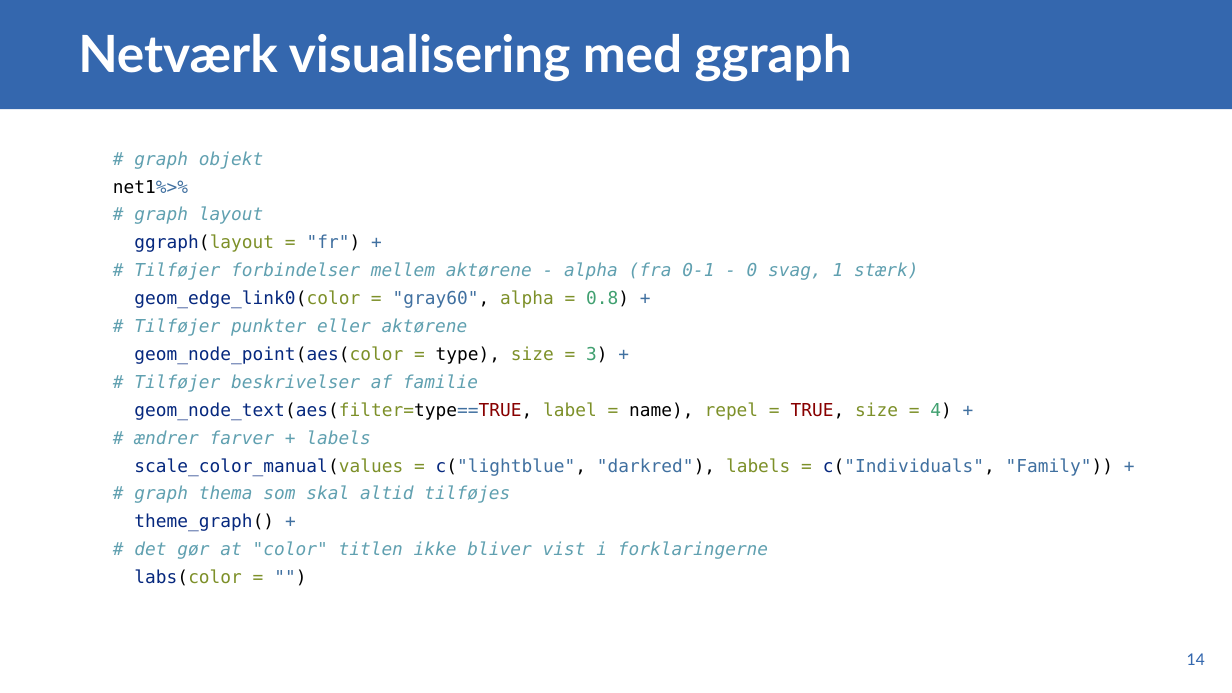
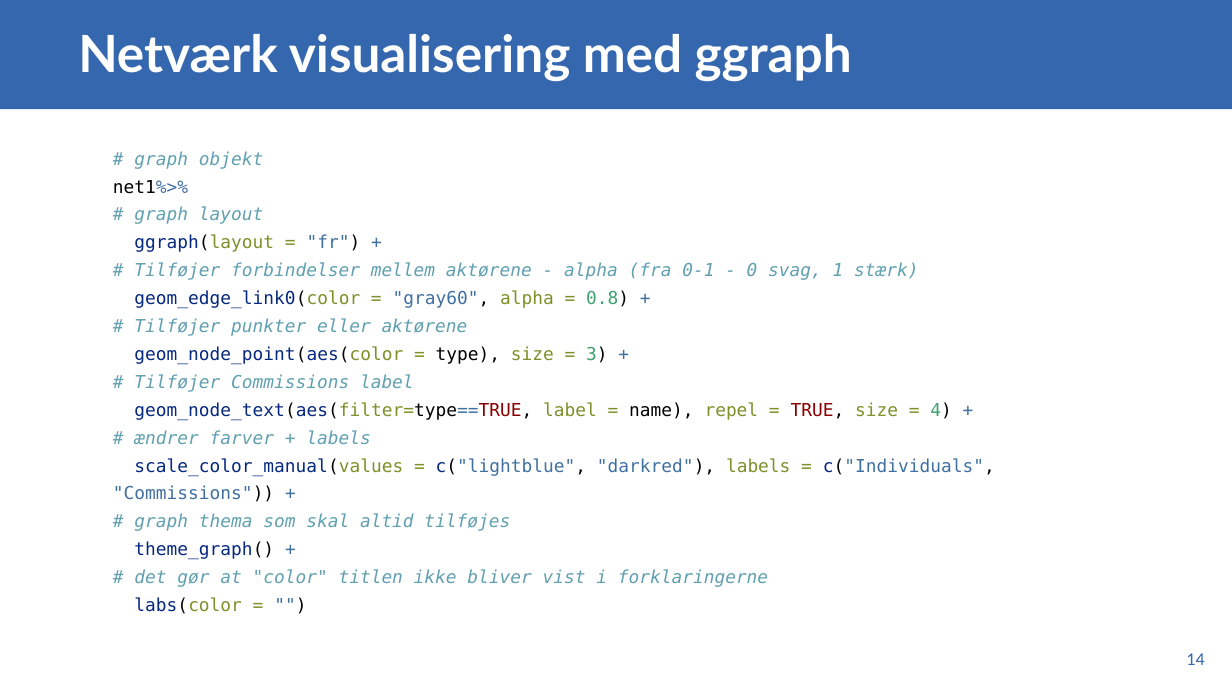
Before and after one commit to GamerdingerA/agamerdinger, a slide deck: slide 14 of content/teaching/virksomhedsstrategi/lektion01/lektion01-powerpoint.pptx. Drawn at 1232x693 pixels with LibreOffice and Linux fonts; fonts in the diff are those of the drawing. Boxes give left, top, right and bottom in pixels: in the first picture for what was removed or moved away, otherwise in the second. Text is boxed around its words. In the diff, an @@ line names an element or a change of style, - is before the commit and + after.

Commit message:
new ppt

```diff
--- a/content/teaching/virksomhedsstrategi/lektion01/lektion01-powerpoint.pptx
+++ b/content/teaching/virksomhedsstrategi/lektion01/lektion01-powerpoint.pptx
@@ text at (113, 151, 995, 614): text changed @@
-# graph objekt
-net1%>%
-# graph layout
-ggraph(layout = "fr") +
-# Tilføjer forbindelser mellem aktørene - alpha (fra 0-1 - 0 svag, 1 stærk)
-geom_edge_link0(color = "gray60", alpha = 0.8) +
-# Tilføjer punkter eller aktørene
-geom_node_point(aes(color = type), size = 3) +
-# Tilføjer beskrivelser af familie
-geom_node_text(aes(filter=type==TRUE, label = name), repel = TRUE, size = 4) +
-# ændrer farver + labels
-scale_color_manual(values = c("lightblue", "darkred"), labels = c("Individuals", "Family")) +
-# graph thema som skal altid tilføjes
-theme_graph() +
-# det gør at "color" titlen ikke bliver vist i forklaringerne
-labs(color = "")
+# graph objekt
+net1%>%
+# graph layout
+ggraph(layout = "fr") +
+# Tilføjer forbindelser mellem aktørene - alpha (fra 0-1 - 0 svag, 1 stærk)
+geom_edge_link0(color = "gray60", alpha = 0.8) +
+# Tilføjer punkter eller aktørene
+geom_node_point(aes(color = type), size = 3) +
+# Tilføjer Commissions label
+geom_node_text(aes(filter=type==TRUE, label = name), repel = TRUE, size = 4) +
+# ændrer farver + labels
+scale_color_manual(values = c("lightblue", "darkred"), labels = c("Individuals", "Commissions")) +
+# graph thema som skal altid tilføjes
+theme_graph() +
+# det gør at "color" titlen ikke bliver vist i forklaringerne
+labs(color = "")
```
Also in this commit, not shown: 1 other slide changed, 1 slide added, 1 slide removed, 1 other file.
